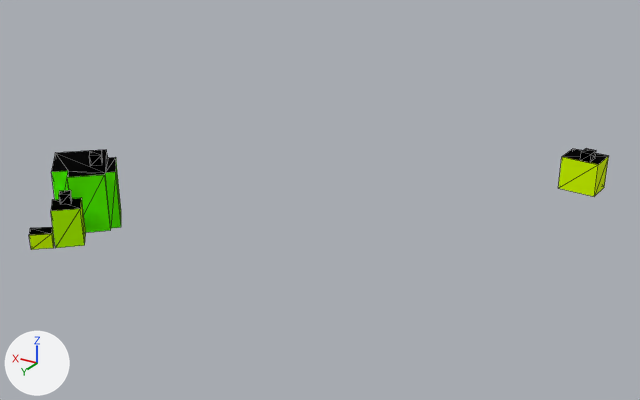
An edit to the glTF model web/public/assets/cities/tokyo/tiles/3_10.bld.glb, drawn before and after from the same camera.
One viewpoint serves both versions: a camera (50 mm lens) standing at (780.9, 2868.4, 116.1) and looking at (915.1, 2644.6, 4.3). Lighting does not change. The marker at lower left points along +X, +Y and +Z. The first picture is the older version. Mesh edges are drawn as thin lines. Where no turn or scale is listed for an object, it has been applied to the vertices. Vertices at exactly the same position are counted once.

The first picture shows '3_10'.
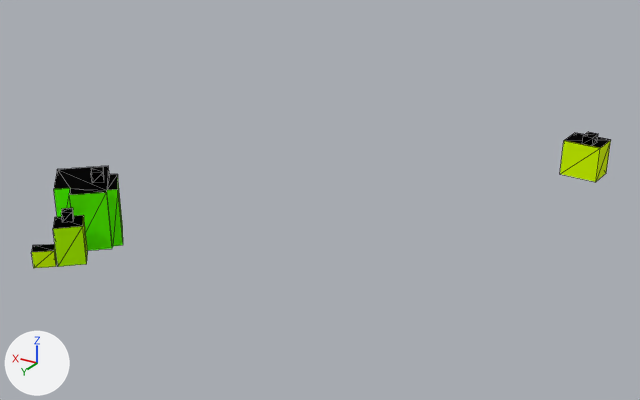
Location of each change, (x1, y1, x2, y2) in pixels of the pictures (640 x 400 px; the box of a moved part takes in the faces that stretch with it):
'3_10', reshaped, moved (33% taller)
    before: (29, 148, 609, 250)
    after: (31, 132, 611, 268)
part 1 of me_3_10, moved or reshaped
    before: (558, 156, 609, 197)
    after: (560, 140, 611, 182)
part 2 of me_3_10, moved or reshaped
    before: (51, 150, 121, 232)
    after: (54, 166, 123, 251)
part 3 of me_3_10, moved or reshaped
    before: (51, 198, 86, 248)
    after: (53, 215, 88, 267)
part 4 of me_3_10, moved or reshaped
    before: (562, 149, 608, 164)
    after: (564, 133, 610, 148)
part 5 of me_3_10, moved or reshaped
    before: (580, 148, 596, 162)
    after: (582, 132, 598, 146)
part 6 of me_3_10, moved or reshaped
    before: (89, 150, 103, 166)
    after: (91, 167, 104, 183)
part 7 of me_3_10, moved or reshaped
    before: (59, 190, 72, 204)
    after: (61, 208, 74, 222)
part 8 of me_3_10, rebuilt
    before: (29, 227, 54, 250)
    after: (31, 244, 57, 268)
part 9 of me_3_10, deleted
    before: (29, 227, 52, 235)

The edits, one by one:
me_3_10 is used by ob_3_10; location (916.1, 2643.5, 10.9).
me_3_10 had 76 vertices, 88 faces and spanned x -73.9..73.9, y -67.9..67.9, z -10.9..10.9.
me_3_10 now has 72 vertices, 88 faces and spans x -73.9..73.9, y -67.9..67.9, z -13.2..13.2.
me_3_10 part 1: the loose piece of 8 vertices spanning x -73.9..-60.6, y -67.9..-56.9, z -10.9..0.6 is scaled about its middle by (1, 1, 1.04), then moved by (0.0, 0.0, 9.4).
me_3_10 part 2: the loose piece of 20 vertices spanning x 45.7..73.9, y 29.5..53.4, z -10.9..7.5 is scaled about its middle by (1, 1, 1.03), then moved by (0.0, 0.0, -2.0).
me_3_10 part 3: the loose piece of 8 vertices spanning x 46.2..58.1, y 51.7..63.5, z -10.9..1.0 is scaled about its middle by (1, 1, 1.04), then moved by (0.0, 0.0, -2.1).
me_3_10 part 4: the loose piece of 4 vertices spanning x -73.9..-60.6, y -67.9..-56.9, z 0.6 is moved by (0.0, 0.0, 9.7).
me_3_10 part 5: the loose piece of 8 vertices spanning x -70.6..-66.7, y -62.6..-57.6, z 0.6..3.5 is moved by (0.0, 0.0, 9.7).
me_3_10 part 6: the loose piece of 8 vertices spanning x 53.1..58.7, y 37.5..43.2, z 7.5..10.9 is moved by (0.0, 0.0, -1.8).
me_3_10 part 7: the loose piece of 8 vertices spanning x 51.3..55.6, y 54.3..58.6, z 1.0..4.1 is moved by (0.0, 0.0, -1.8).
me_3_10 part 8: the loose piece of 8 vertices spanning x 52.8..61.1, y 60.5..67.9, z -10.9..-6.2 is rebuilt with 8 vertices and now spans x 52.8..61.1, y 60.5..67.9, z -13.1..-7.9.
me_3_10 part 9: the loose piece of 4 vertices spanning x 52.8..61.1, y 60.5..67.9, z -6.2 is deleted.
Object '3_10' (ob_3_10) moves from (916.1, 2643.5, 10.9) to (916.1, 2643.5, 7.0).
